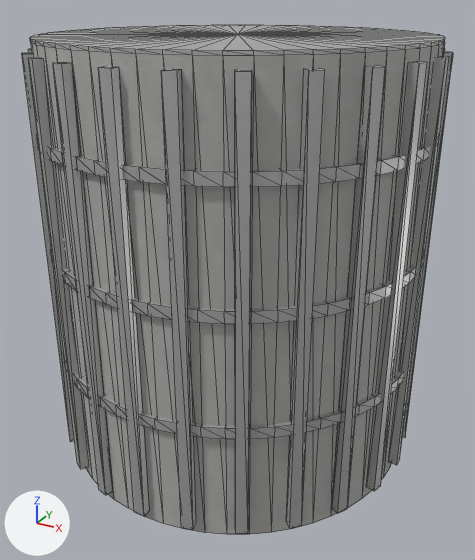
What one commit did to the glTF model assets/models/arch/shaft/sh_drum.gltf.
Rendered twice from a 50 mm lens placed at (11.88, -21.59, 17.51), pointed at (0.24, -0.44, 6.93). Lighting does not change. The marker at lower left points along +X, +Y and +Z. The first picture is the older version. Mesh edges are drawn as thin lines. Vertices at exactly the same position are counted once.

In view in the first picture: 'sh_drum'.
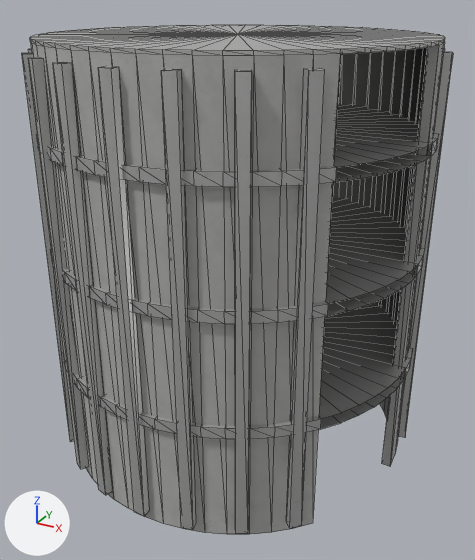
Patch to the scene script:
```diff
--- a/assets/models/arch/shaft/sh_drum.gltf.py
+++ b/assets/models/arch/shaft/sh_drum.gltf.py
@@ me_sh_drum @@
 # used by ob_sh_drum; location = (0.0, 0.0, 0.0)
-me_sh_drum.from_pydata(...)  # 704 vertices, 1248 faces; spans x -7.3..7.3, y -7.3..7.3, z 0.0..16.1
+me_sh_drum.from_pydata(...)  # 777 vertices, 1274 faces; spans x -7.3..7.2, y -7.3..7.3, z 0.0..16.1
+# me_sh_drum part 1: the loose piece of 8 vertices spanning x 6.7..7.1, y -2.1..-1.6, z 0.3..15.6 is deleted
+# me_sh_drum part 2: the loose piece of 8 vertices spanning x 5.9..6.4, y -3.8..-3.3, z 0.3..15.6 is deleted
+# me_sh_drum part 3
+# 13 vertices are removed from x 5.9..7.3, y -3.7..0.2, z 0.0..15.6
+# 22 faces are deleted
+# 51 vertices are added at x -6.7..6.7, y -6.7..6.7, z 0.0
+# 51 new vertices lie (0.0, 0.0, 16.0) away from vertices in x -6.7..6.7, y -6.7..6.7, z 0.0
+# 4 new faces join them, mat_jx_metal (picture img_metal_col)
+# 100 new faces join them, mat_jx_conc
+# me_sh_drum part 4
+# 12 faces are deleted
+# me_sh_drum part 5
+# 12 faces are deleted
+# me_sh_drum part 6
+# 12 faces are deleted
 me_sh_drum.materials.append(mat_jx_metal)
```

Location of each change, [x1, y1, x2, y2] in pixels of the pictures (475 x 560 px):
part 1 of me_sh_drum, deleted
    before: [367, 61, 427, 491]
part 2 of me_sh_drum, deleted
    before: [332, 65, 385, 514]
part 3 of me_sh_drum, cut back
    before: [313, 45, 449, 523]
    after: [332, 45, 439, 466]
part 4 of me_sh_drum, deleted
    before: [321, 372, 404, 429]
part 5 of me_sh_drum, deleted
    before: [328, 267, 416, 316]
part 6 of me_sh_drum, deleted
    before: [336, 145, 430, 182]
